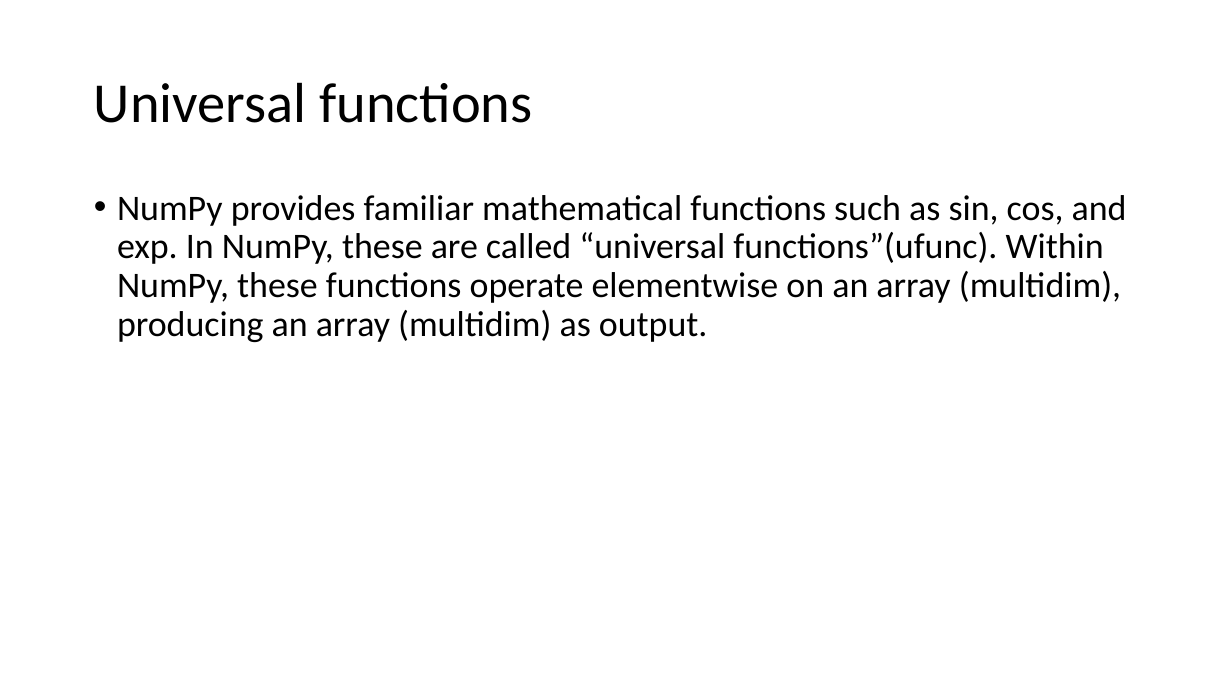
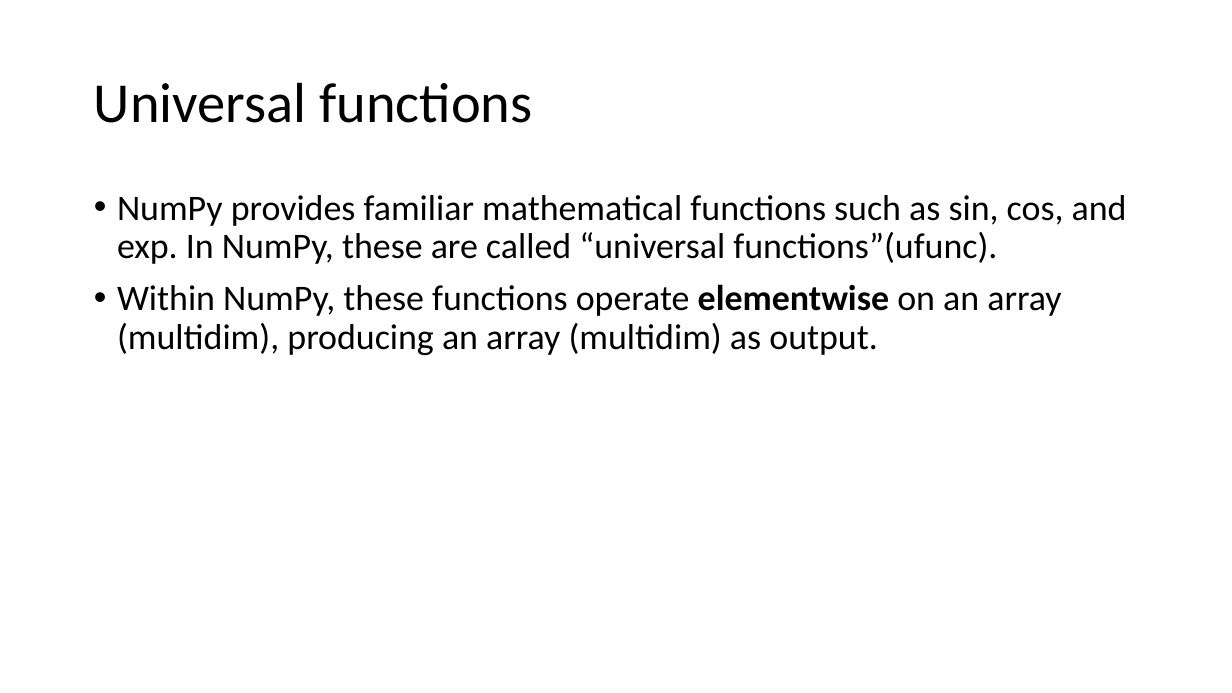
Before and after one commit to FranzGH/IoT_ML, a slide deck: slide 8 of Numpy.pptx. Drawn at 1232x693 pixels with LibreOffice and Linux fonts; fonts in the diff are those of the drawing. Boxes give left, top, right and bottom in pixels: in the first picture for what was removed or moved away, otherwise in the second. Text is boxed around its words. In the diff, an @@ line names an element or a change of style, - is before the commit and + after.

```diff
--- a/Numpy.pptx
+++ b/Numpy.pptx
@@ text at [117,195,1127,355]: text changed @@
-• NumPy provides familiar mathematical functions such as sin, cos, and exp. In NumPy, these are called “universal functions”(ufunc). Within NumPy, these functions operate elementwise on an array (multidim), producing an array (multidim) as output.
+• NumPy provides familiar mathematical functions such as sin, cos, and exp. In NumPy, these are called “universal functions”(ufunc).
+• Within NumPy, these functions operate elementwise on an array (multidim), producing an array (multidim) as output.
```
Also in this commit, not shown: 5 other slides changed, 4 other files.
